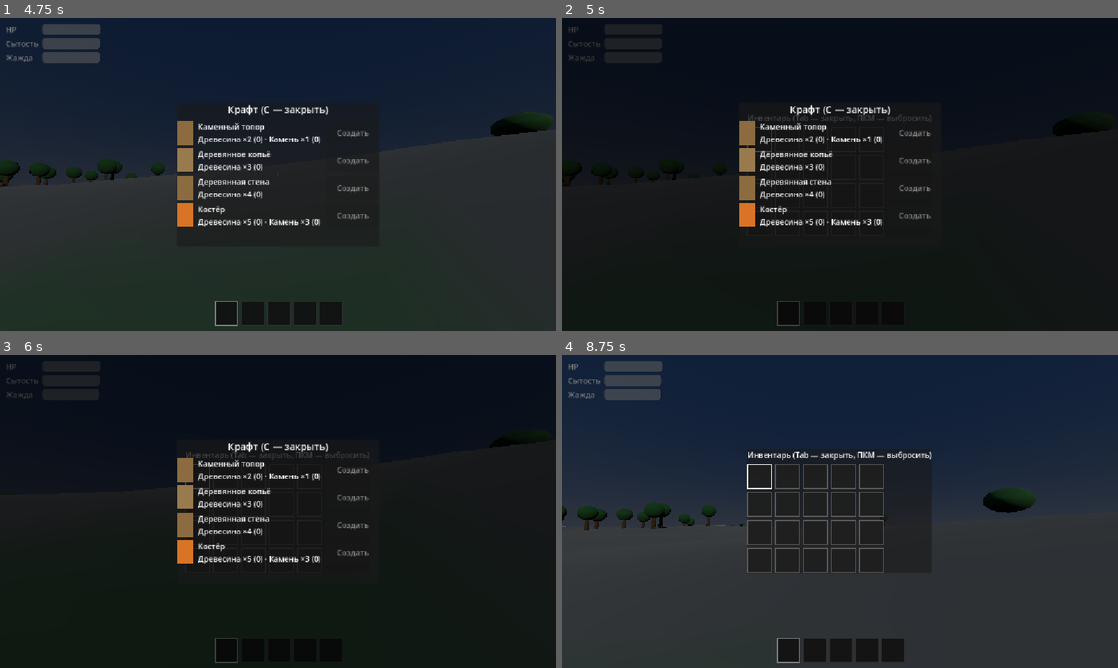
Above: before the commit, frames 1-4 (two rows, left to right).
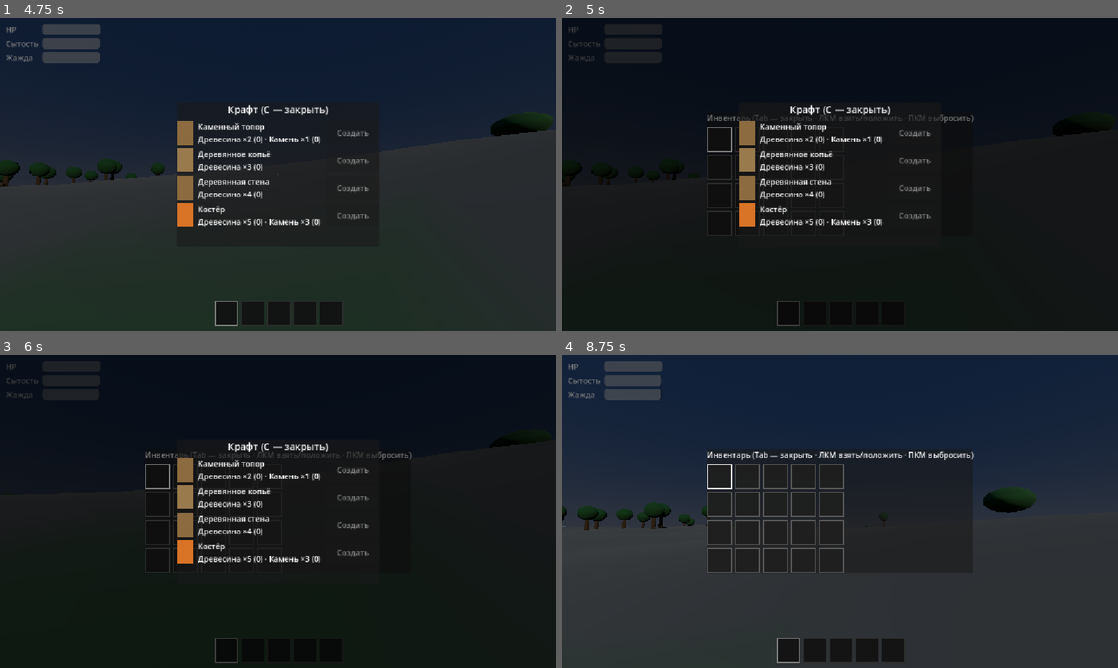
Above: after the commit, the same moments.

Repository: goverfar-tech/govno-igra
Game: Godot game, scene res://scenes/ui/main_menu.tscn
Two runs of this game, one before a commit and one after it. Both use one fixed random seed, a clock stepped at 60 frames per second and the inputs below.
Inputs (mouse positions are in pixels of both pictures, inside the frame that each line leads up to):
- Up to frame 1 (4.75 s): click "Начать игру" at 0.5 s; tap Enter (ui_accept) at 1.25, 4.25 s; move the mouse to (305, 174) at 1.27 s; hold Ctrl (crouch) 1.28-2.03 s; hold W (move_forward) 1.28-4.28 s; click (305, 174) at 1.42 s; tap Space (jump) at 1.52, 2.27, 3.77, 4.52 s; move the mouse to (250, 174) at 2.02 s; tap E (interact) at 2.1 s; click (250, 174) at 2.17 s; move the mouse to (289, 168) at 2.77 s; hold Shift (sprint) 2.78-3.53 s; click (289, 168) at 2.92 s; move the mouse to (272, 180) at 3.52 s; tap C (toggle_craft) at 3.6 s; click (272, 180) at 3.67 s; move the mouse to (444, 221) at 4.27 s; hold A (move_left) from 4.28 s (still down); tap 1 at 4.35 s; click (444, 221) at 4.42 s
- Up to frame 2 (5 s): keep holding A (move_left); tap Tab (toggle_inventory) at 4.9 s
- Up to frame 3 (6 s): move the mouse to (111, 464) at 5.02 s; tap 5 at 5.1 s; click (111, 464) at 5.17 s; tap Space (jump) at 5.27 s; tap Enter (ui_accept) at 5.75 s; move the mouse to (305, 511) at 5.77 s; release A (move_left) at 5.78 s; hold S (move_back) from 5.78 s (still down); hold Ctrl (crouch) from 5.78 s (still down); click (305, 511) at 5.92 s
- Up to frame 4 (8.75 s): tap Enter (ui_accept) at 6.5, 7.25, 8 s; move the mouse to (756, 433) at 6.52 s; release S (move_back) at 6.53 s; release Ctrl (crouch) at 6.53 s; hold D (move_right) 6.53-7.28 s; tap E (interact) at 6.6 s; click (756, 433) at 6.67 s; tap Space (jump) at 6.77, 7.52, 8.27 s; move the mouse to (962, 495) at 7.27 s; hold W (move_forward) 7.28-8.03 s; hold Shift (sprint) 7.28-8.03 s; click (962, 495) at 7.42 s; move the mouse to (728, 527) at 8.02 s; hold D (move_right) from 8.03 s (still down); tap C (toggle_craft) at 8.1 s; click (728, 527) at 8.17 s

Frame 1 is identical in both runs. In frame 2, 0.5% of the frame differs, in the area x 26-75%, y 30-70%; in frame 3, 0.5%; in frame 4, 3.9%.

Commit message:
feat(inventory): LMB picks up & swaps stacks in panel (yellow highlight), hint in title; RMB cancels held stack

Diff:
--- a/scenes/ui/inventory_panel.tscn
+++ b/scenes/ui/inventory_panel.tscn
@@ -27,7 +27,7 @@
 theme_override_constants/separation = 8
 
 [node name="Title" type="Label" parent="Center/Panel/VBox"]
-text = "Инвентарь (Tab — закрыть, ПКМ — выбросить)"
+text = "Инвентарь (Tab — закрыть · ЛКМ взять/положить · ПКМ выбросить)"
 horizontal_alignment = 1
 
 [node name="Grid" type="GridContainer" parent="Center/Panel/VBox"]
--- a/scripts/player/inventory.gd
+++ b/scripts/player/inventory.gd
@@ -78,6 +78,16 @@
 		var item: ItemData = ITEM_DB.get(StringName(e.get("id", "")))
 		if item:
 			add_item(item, int(e.get("count", 1)))
+	changed.emit()
+
+
+## Меняет местами содержимое двух слотов (перетаскивание в панели).
+func swap_slots(a: int, b: int) -> void:
+	if a < 0 or b < 0 or a >= slots.size() or b >= slots.size() or a == b:
+		return
+	var tmp: Dictionary = slots[a]
+	slots[a] = slots[b]
+	slots[b] = tmp
 	changed.emit()
 
 
--- a/scripts/ui/inventory_panel.gd
+++ b/scripts/ui/inventory_panel.gd
@@ -9,6 +9,7 @@
 var _slot_labels: Array[Label] = []
 var _slot_panels: Array[PanelContainer] = []
 var _player: Player
+var _held_index := -1  # слот, «взятый» в руку в панели (жёлтая рамка)
 
 @onready var _grid: GridContainer = %Grid
 
@@ -32,6 +33,10 @@
 
 func _set_open(open: bool) -> void:
 	visible = open
+	if not open:
+		_held_index = -1
+		if _player:
+			_refresh_selection(_player.inventory.selected_slot)
 	SignalHub.inventory_open_changed.emit(open)
 
 
@@ -64,10 +69,24 @@
 func _on_slot_gui_input(event: InputEvent, index: int) -> void:
 	if not (event is InputEventMouseButton and event.pressed) or _player == null:
 		return
-	if event.button_index == MOUSE_BUTTON_LEFT and index < 5:
-		_player.inventory.select_slot(index)
+	if event.button_index == MOUSE_BUTTON_LEFT:
+		if _held_index == -1:
+			# взять пачку, если слот не пуст
+			var d: Dictionary = _player.inventory.slots[index]
+			if d.get("item") != null:
+				_held_index = index
+				_refresh_selection(_player.inventory.selected_slot)
+		else:
+			# положить/свапнуть
+			_player.inventory.swap_slots(_held_index, index)
+			_held_index = -1
+			_refresh_selection(_player.inventory.selected_slot)
 	elif event.button_index == MOUSE_BUTTON_RIGHT:
-		_player.drop_slot(index)
+		if _held_index != -1:
+			_held_index = -1
+			_refresh_selection(_player.inventory.selected_slot)
+		else:
+			_player.drop_slot(index)
 
 
 func _refresh(slots: Array) -> void:
@@ -85,4 +104,9 @@
 func _refresh_selection(selected: int) -> void:
 	for i in SLOT_COUNT:
 		var sb := _slot_panels[i].get_theme_stylebox("panel") as StyleBoxFlat
-		sb.border_color = Color(1, 1, 1) if i == selected else Color(0.35, 0.35, 0.35)
+		if i == _held_index:
+			sb.border_color = Color(1, 0.85, 0.2)  # в руке — жёлтый
+		elif i == selected:
+			sb.border_color = Color(1, 1, 1)
+		else:
+			sb.border_color = Color(0.35, 0.35, 0.35)
